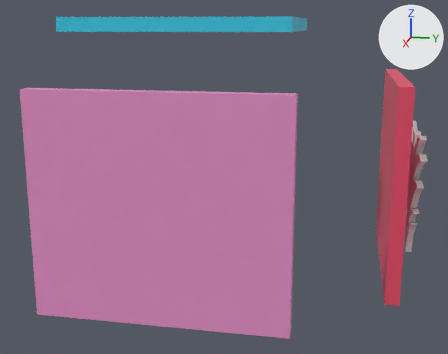
A saved change to the glTF model assets/asset.gltf.
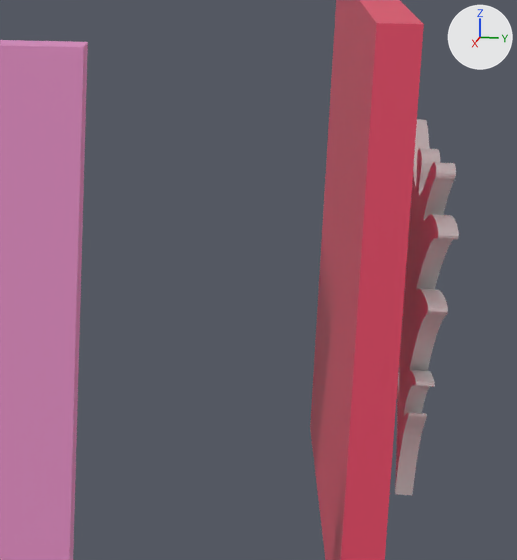
Old and new are each drawn whole from a 50 mm lens placed at (3.52, 0.93, 0.94), pointed at (-0.26, 0.18, -0.01) and again close up on the part from 60% to 100% of the width and 22% to 78% of the height. Lighting does not change. The marker at upper right points along +X, +Y and +Z. Both versions are drawn at frame 12 of the action 'treeAction'; the numbers are the values there.
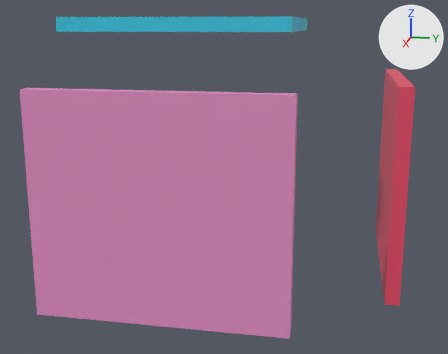
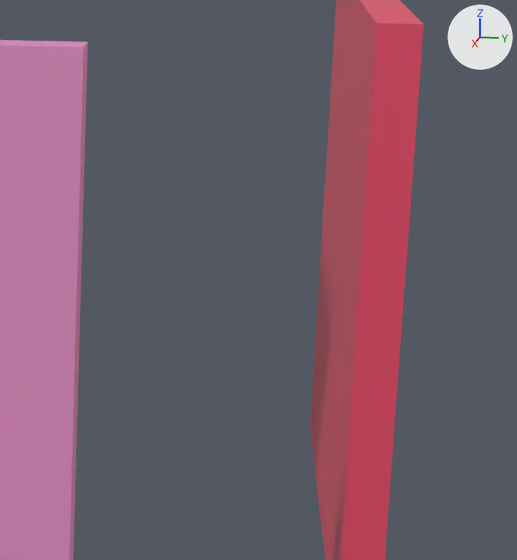
Location of each change, (x1, y1, x2, y2) in pixels of the close-ups (517 x 560 px):
'tree', moved (not visible afterwards)
    before: (395, 119, 459, 495)

Edits to the bpy script that builds the scene:
```text
Change ob_tree:
    ob_tree.location: (-1.525, 1.396, 1.218) -> (-1.441, 0.57, 1.393)
```
